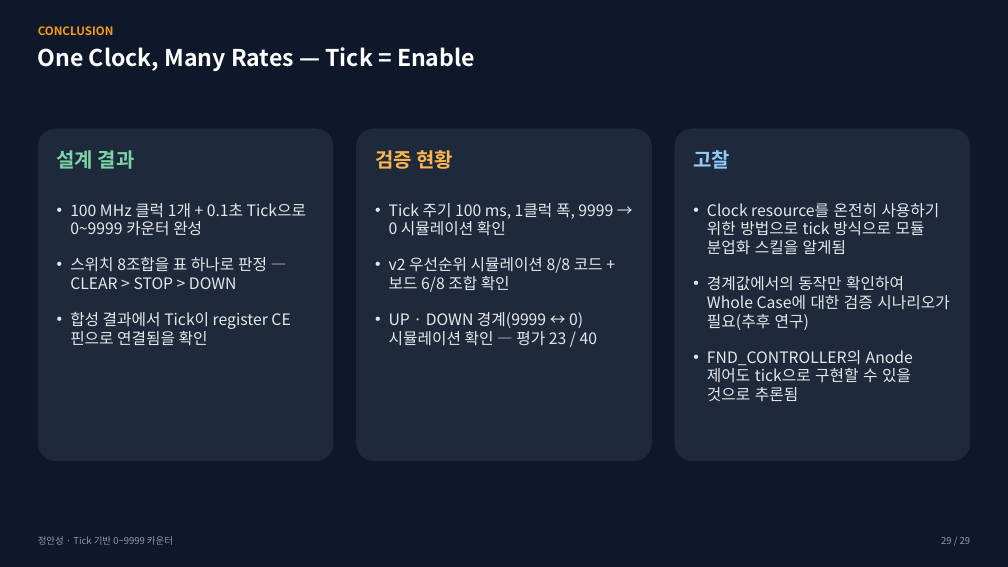
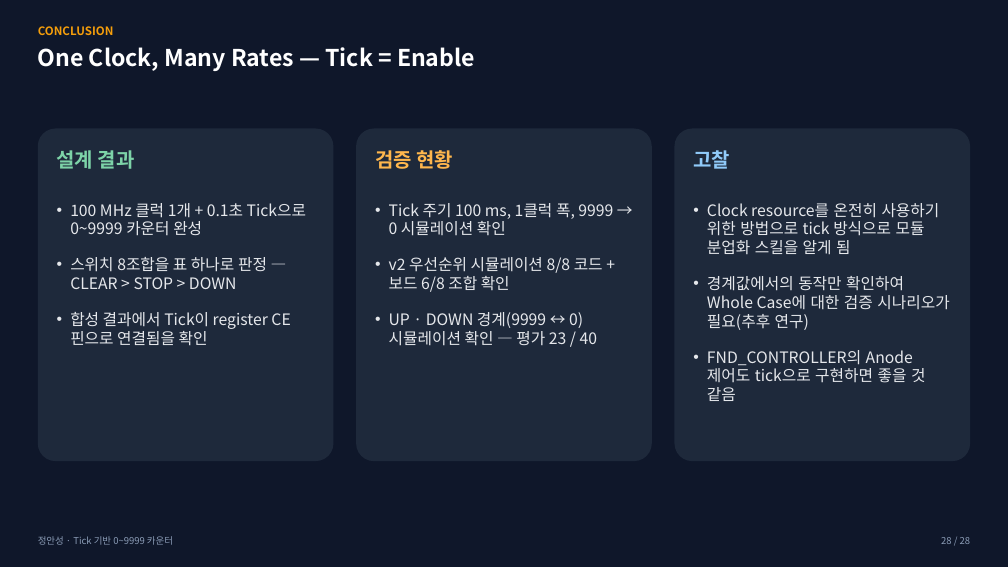
Before and after one commit to kimsacademy1234-max/System_Verilog, a slide deck: slide 28 of homework/counter_10000_project/Counter_10000_Tick_정안성.pptx (slide 29 before the commit). Drawn at 1008x567 pixels with LibreOffice and Linux fonts; fonts in the diff are those of the drawing. Boxes give left, top, right and bottom in pixels: in the first picture for what was removed or moved away, otherwise in the second. Text is boxed around its words. In the diff, an @@ line names an element or a change of style, - is before the commit and + after.

```diff
--- a/homework/counter_10000_project/Counter_10000_Tick_정안성.pptx
+++ b/homework/counter_10000_project/Counter_10000_Tick_정안성.pptx
@@ text at (707, 203, 940, 255): spaces changed @@
-• Clock resource를 온전히 사용하기 위한 방법으로 tick 방식으로 모듈 분업화 스킬을 알게됨
+• Clock resource를 온전히 사용하기 위한 방법으로 tick 방식으로 모듈 분업화 스킬을 알게 됨
@@ text at (707, 350, 925, 401): text changed @@
-• FND_CONTROLLER의 Anode 제어도 tick으로 구현할 수 있을 것으로 추론됨
+• FND_CONTROLLER의 Anode 제어도 tick으로 구현하면 좋을 것 같음
```
Also in this commit, not shown: 26 other slides changed, 1 slide removed, 13 other files.
